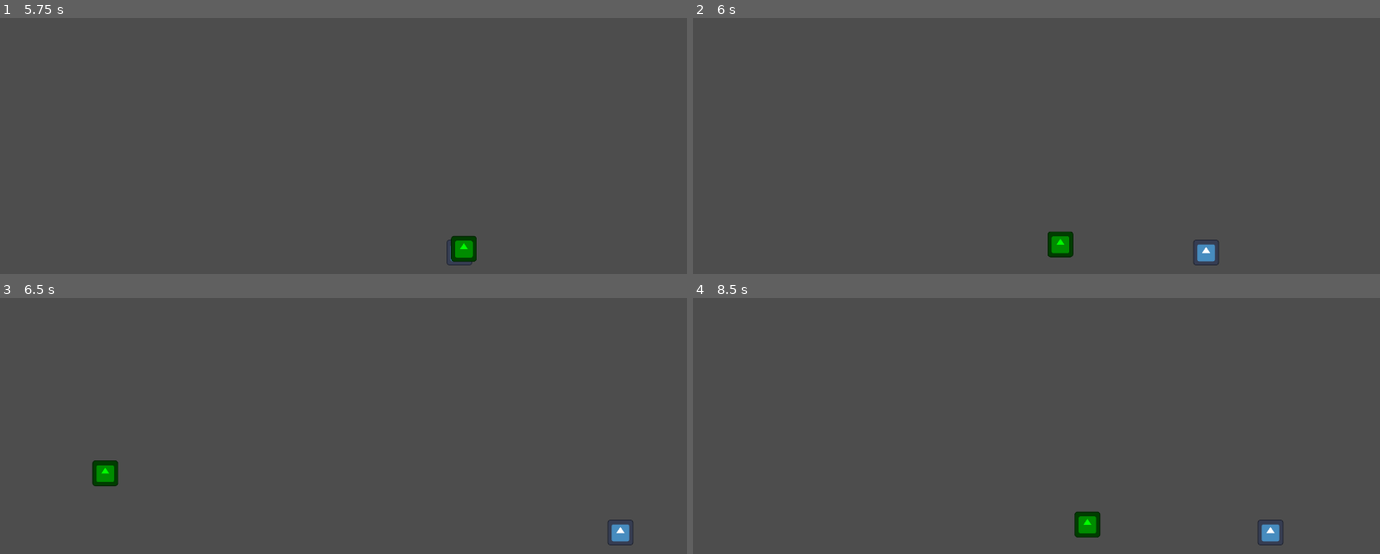
Above: before the commit, frames 1-4 (two rows, left to right).
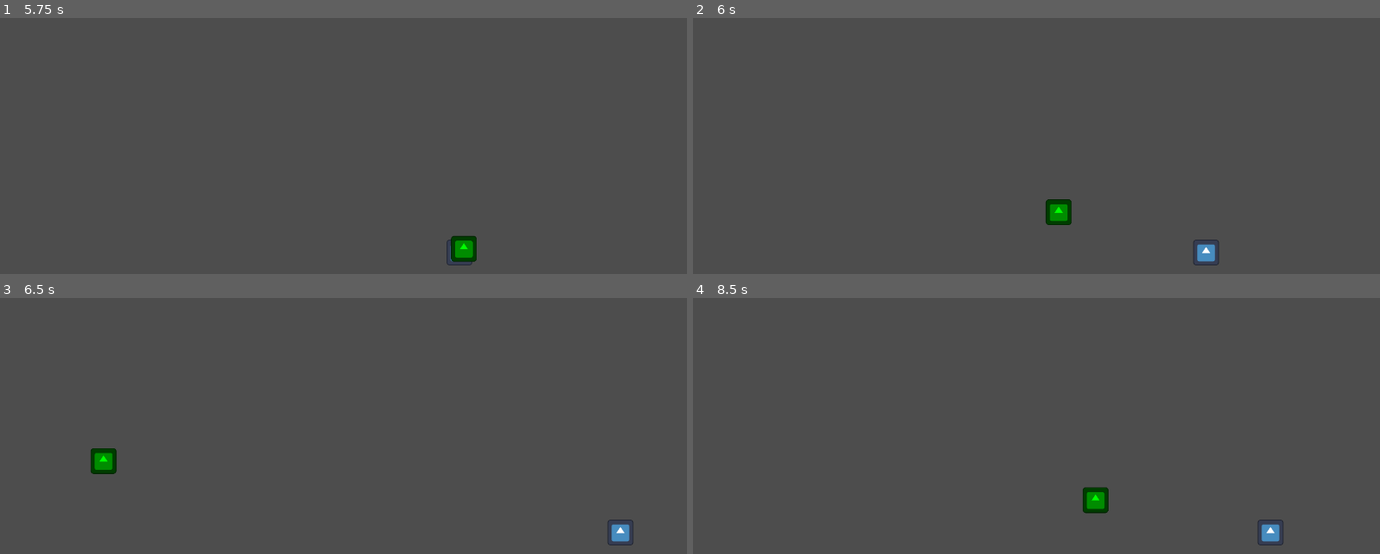
Above: after the commit, the same moments.

Repository: Utsuhoagie/Touhou-Fan-Game-Jam-13
Game: Godot game, scene res://stages/stage1/stage_1.tscn
Two runs of this game, one before a commit and one after it. Both use one fixed random seed, a clock stepped at 60 frames per second and the inputs below. The engine's default icon, where the game draws it, is replaced by a stand-in: a white triangle on a blue panel in a dark square.
Inputs:
- Up to frame 1 (5.75 s): hold D (player_right) 0.53-2.03 s; tap X (player_swing) every 0.75 s from 0.6 to 5.1 s; hold A (player_left) 2.03-4.28 s; hold D (player_right) from 4.28 s (still down)
- Up to frame 2 (6 s): keep holding D (player_right); tap X (player_swing) at 5.85 s
- Up to frame 3 (6.5 s): keep holding D (player_right)
- Up to frame 4 (8.5 s): tap X (player_swing) at 6.6, 7.35, 8.1 s; release D (player_right) at 8.03 s; hold A (player_left) from 8.03 s (still down)

Frame 1 is identical in both runs. In frame 2, 0.7% of the frame differs, in the area x 51-56%, y 70-94%; in frame 3, 0.5%; in frame 4, 0.7%.

Commit message:
Fixed ball bouncing downwards when swung at

Diff:
--- a/entities/YinyangOrb.gd
+++ b/entities/YinyangOrb.gd
@@ -24,4 +24,4 @@
 func handle_player_swing(player_pos: Vector2) -> void:
 	var pos_diff: Vector2 = position - player_pos
 
-	velocity = Vector2(swing_bounce * (pos_diff.x / 50), swing_bounce)
+	velocity = Vector2(swing_bounce * (pos_diff.x / 50), 0 - swing_bounce)
--- a/stages/stage1/stage_1.tscn
+++ b/stages/stage1/stage_1.tscn
@@ -1,9 +1,15 @@
-[gd_scene load_steps=3 format=3 uid="uid://cysbqrfdw3t7j"]
+[gd_scene load_steps=5 format=3 uid="uid://cysbqrfdw3t7j"]
 
+[ext_resource type="PackedScene" uid="uid://d0v5llflhppxi" path="res://pong_tilemap.tscn" id="1_n4e2y"]
 [ext_resource type="PackedScene" uid="uid://cufr5n30dlusn" path="res://entities/player.tscn" id="1_yww8n"]
 [ext_resource type="PackedScene" uid="uid://bcgpq1uj22phm" path="res://entities/yinyang_orb.tscn" id="2_msklb"]
 
+[sub_resource type="TileSet" id="TileSet_2k24a"]
+
 [node name="Stage1" type="Node2D"]
+
+[node name="PongTilemap" parent="." instance=ExtResource("1_n4e2y")]
+tile_set = SubResource("TileSet_2k24a")
 
 [node name="Player" parent="." instance=ExtResource("1_yww8n")]
 position = Vector2(576, 920)
